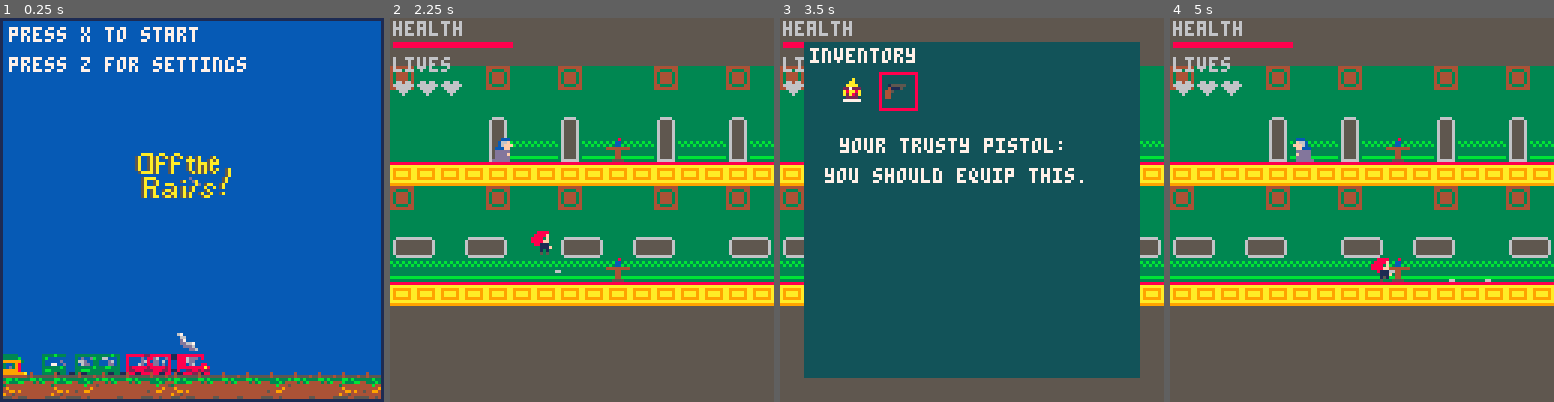
Above: before the commit, frames 1-4 (left to right).
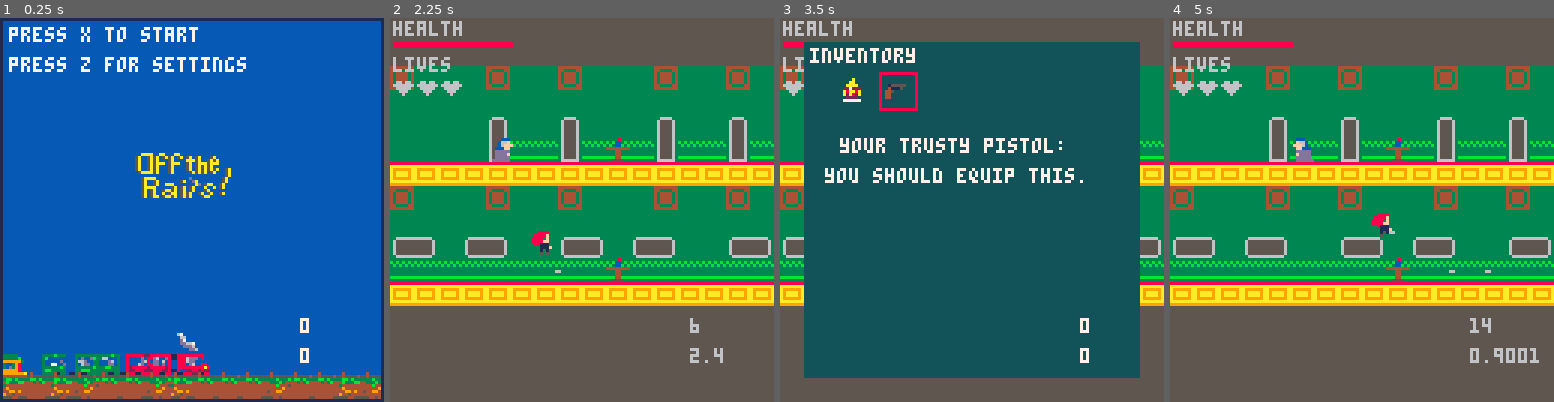
Above: after the commit, the same moments.

Repository: hggorel/Off-The-Rails
Game: PICO-8 cartridge offtherails.p8
The game is run twice, just before and just after one commit, with the same random seed, the same clock (stepped at 60 frames per second) and the same inputs.
Inputs:
- Up to frame 1 (0.25 s): no input
- Up to frame 2 (2.25 s): tap X (X key) at 0.33, 1.07, 1.85 s; tap O (Z key) at 0.7, 1.7, 2.1 s; hold Right 1.6-2.1 s; hold Up from 2.15 s (still down)
- Up to frame 3 (3.5 s): release Up at 2.42 s; hold Right 2.47-3.03 s; tap O (Z key) at 2.5, 2.9, 3.3 s; tap X (X key) at 2.97 s; hold Left from 3.08 s (still down)
- Up to frame 4 (5 s): release Left at 3.58 s; hold Down 3.63-3.97 s; tap O (Z key) every 0.4 s from 3.7 to 4.9 s; hold Right 4.02-4.68 s; tap X (X key) at 4.08 s; hold Up from 4.73 s (still down)

The runs differ from the first frame. In frame 1, 0.1% of the frame differs, in the area x 78-81%, y 78-90%; in frame 2, 0.2%; in frame 3, 0.1%; in frame 4, 0.9%, in the area x 52-97%, y 50-90%.

Commit message:
it works now lmao

Diff:
--- a/offtherails.p8
+++ b/offtherails.p8
@@ -178,6 +178,28 @@
 	end
 end
 
+function check_jump_height(x, y)
+
+ -- i starts at 8 because you want to start checking
+	-- for collision one 8x8 block below the character.
+	-- 8 < 24 will check two blocks below the character
+ for i=8, 24, 1 do
+  for j=0, 8, 1 do
+			local tile = mget((player.x + j) / 8, (player.y + i) / 8)
+
+			if (fget(tile, 0)) then
+				return (i - 8)
+			end
+		end
+	end
+ -- -1 indicates that height can not be detected because
+	-- height only detects two blocks below,
+	-- so we must be higher than two blocks
+	return 16
+
+end
+
+
 function move_player()
 
 	local allowance=28
@@ -185,6 +207,7 @@
 
 	local tile_below_character = mget(player.x / 8, (player.y + 8) / 8)
  local tile_below_character_collidable = fget(tile_below_character, 0)
+	jump_height = check_jump_height()
 
 	local tile_right_character = mget((player.x +8)/8, player.y/8)
 	local tile_right_collidable = fget(tile_right_character, 0)
@@ -197,7 +220,11 @@
   player.dy = 0
  else
  	player.is_standing = false
- 	player.dy-=player.gravity
+		if(player.dy <= -3.0) then
+		 player.dy = -3.0
+	 else
+ 	 player.dy-=player.gravity
+	 end
  end
 
  if (tile_right_collidable) then
@@ -258,8 +285,15 @@
 	--	end
  --end
 
+	-- if we are falling faster than the jump_height,
+	-- then set dy to be the jump_height
+	-- so we are sucked onto the ground.
+	if(player.dy < 0 and (player.dy + jump_height) < 0) then
+		player.dy = (-1 * jump_height)
+	end
  -- make dy negative because positive dy moves character downward
  player.y += (-1 * player.dy)
+--end
 
  --if (not player.is_standing) then
  -- player.dy -= player.gravity
@@ -469,6 +503,9 @@
 	else
 		pausedraw() --mode only if 1
 	end
+
+	print(jump_height, 100, 100)
+	print(player.dy, 100, 110)
 end
 
 function gamedraw()
